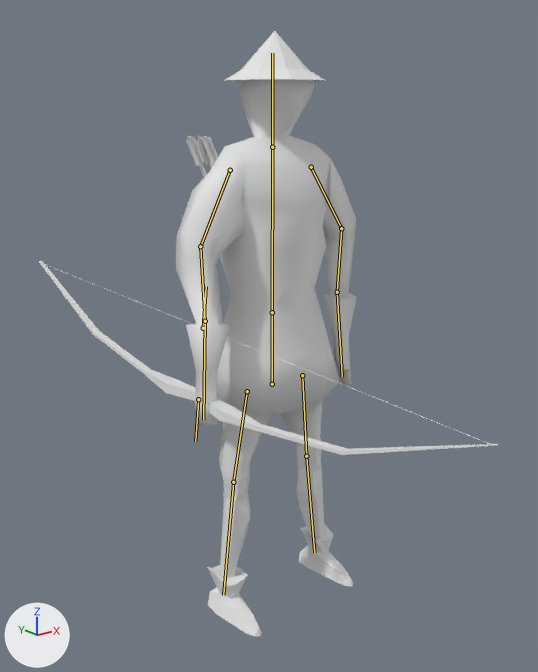
Before and after pictures for a commit that changed the Blender file 3DModels/BlendFiles/archer.blend.
Camera for both pictures: a camera (50 mm lens) standing at (-11.5, -14.05, 5.09) and looking at (-0.63, -0.47, -0.34). Arrows for +X, +Y and +Z are at lower left; the lights stay in place. Both versions are drawn at frame 62 of the action 'ArmatureAction'; the numbers are the values there. The bones that bend it are drawn over the model as lines.
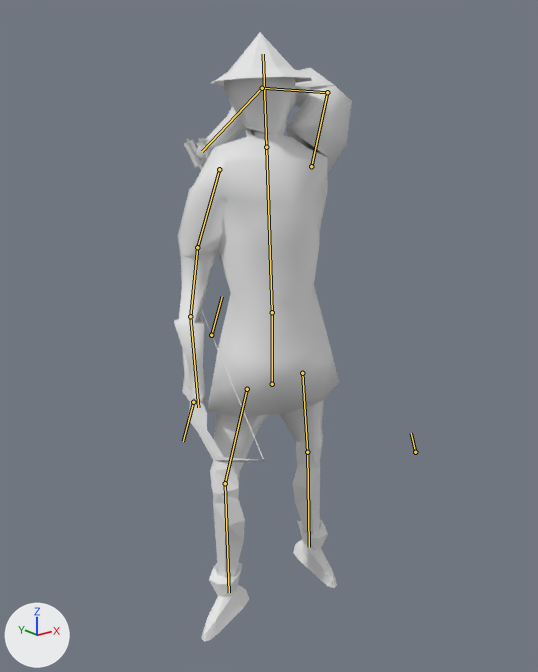
The edits, one by one:
Bone 'Thorax' (bone_thorax) turns from (0, 0, 0) to (-3, -12, 1) degrees about its own x, y and z.
Bone 'Tete' (bone_tete) turns from (0, 0, 0) to (0, -61, 0) degrees about its own x, y and z.
Bone 'Bras droit' (bone_bras_droit) turns from (-57, 5, 2) to (-72, -9, -2) degrees about its own x, y and z.
Bone 'Avant bras droit' (bone_avant_bras_droit) turns from (-28, -18, 16) to (-9, 38, 4) degrees about its own x, y and z.
Bone 'Main droite' (bone_main_droite) turns from (-17, -71, 7) to (-9, -20, -6) degrees about its own x, y and z.
Bone 'Bras gauche' (bone_bras_gauche) turns from (-66, -19, 30) to (113, -5, -146) degrees about its own x, y and z.
Bone 'Avant bras gauche' (bone_avant_bras_gauche) turns from (-27, -2, 25) to (-35, -63, -62) degrees about its own x, y and z.
Bone 'Main gauche' (bone_main_gauche) turns from (7, 66, 0) to (-63, 1, -9) degrees about its own x, y and z.
Bone 'Cuisse gauche' (bone_cuisse_gauche) moves from (-0.09, -0.01, -0.01) to (-0.09, -0.04, -0.01).
Bone 'Cuisse gauche' (bone_cuisse_gauche) turns from (0, 0, 0) to (1, 13, -1) degrees about its own x, y and z.
Bone 'Tibia gauche' (bone_tibia_gauche) turns from (0, 0, 0) to (1, 2, 4) degrees about its own x, y and z.
Bone 'Cuisse droite' (bone_cuisse_droite) moves from (0.15, -0.03, -0.03) to (0.14, -0.06, -0.03).
Bone 'Cuisse droite' (bone_cuisse_droite) turns from (0, 0, 0) to (58, 94, 70) degrees about its own x, y and z.
Bone 'Tibia droit' (bone_tibia_droit) turns from (0, 0, 0) to (28, -28, -5) degrees about its own x, y and z.
Bone 'manche' (bone_manche) moves from (-1.717, -7.768, -0.009) to (-2.136, -8.153, -0.824).
Bone 'manche' (bone_manche) turns from (-25, 83, 61) to (-12, -62, 85) degrees about its own x, y and z.

Boxes [x1, y1, x2, y2] around the edits, measured in the pictures (538 x 672 px):
'Plane', posed: before [176, 31, 357, 636]; after [174, 32, 352, 642]
'Plane.001', posed: before [39, 261, 498, 455]; after [182, 312, 269, 462]
bone 'Thorax', root to tip: before (272, 312) to (272, 147); after (272, 312) to (266, 147)
bone 'Tete', root to tip: before (272, 147) to (272, 53); after (266, 147) to (263, 54)
bone 'Bras droit', root to tip: before (230, 170) to (200, 246); after (219, 169) to (197, 247)
bone 'Avant bras droit', root to tip: before (200, 246) to (205, 321); after (197, 247) to (190, 316)
bone 'Main droite', root to tip: before (205, 321) to (203, 420); after (190, 316) to (198, 407)
bone 'Bras gauche', root to tip: before (311, 167) to (341, 228); after (311, 166) to (327, 92)
bone 'Avant bras gauche', root to tip: before (341, 228) to (337, 292); after (327, 92) to (262, 88)
bone 'Main gauche', root to tip: before (337, 292) to (342, 376); after (262, 88) to (202, 151)
bone 'Cuisse gauche', root to tip: before (302, 375) to (306, 456); after (302, 373) to (307, 452)
bone 'Tibia gauche', root to tip: before (306, 456) to (314, 552); after (307, 452) to (309, 547)
bone 'Cuisse droite', root to tip: before (247, 391) to (233, 482); after (247, 389) to (225, 483)
bone 'Tibia droit', root to tip: before (233, 482) to (223, 595); after (225, 483) to (229, 592)
bone 'manche', root to tip: before (198, 399) to (195, 441); after (193, 402) to (183, 441)
